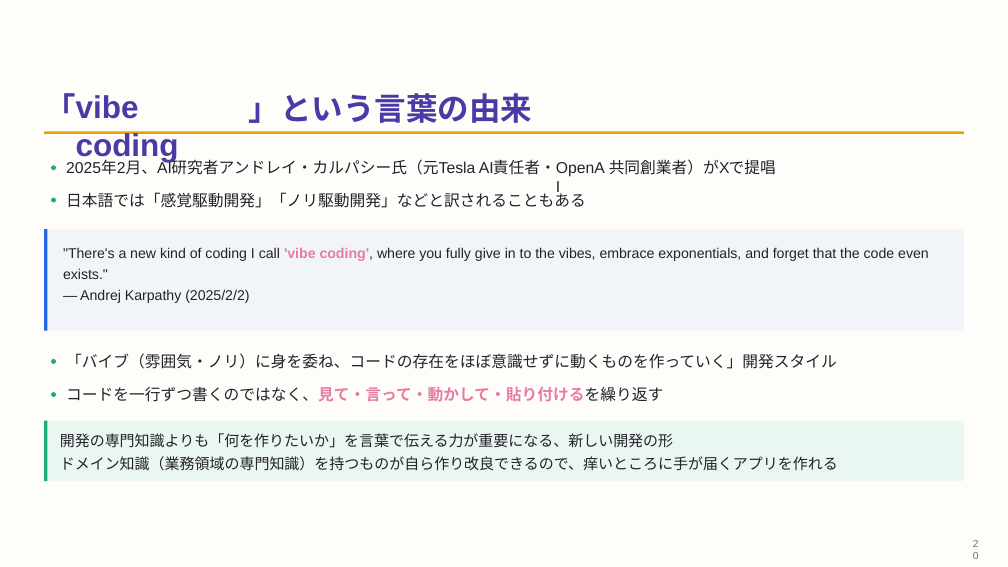
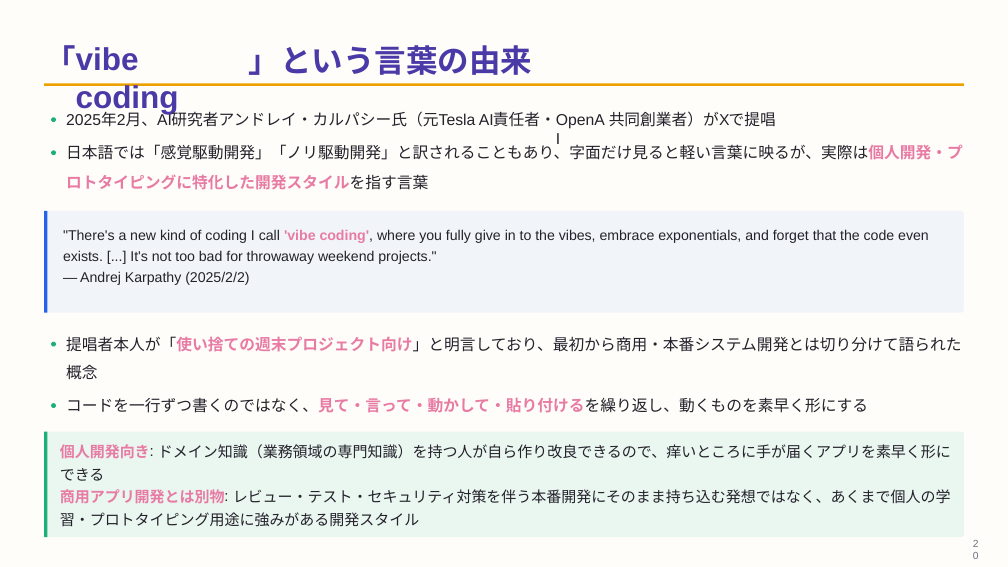
Before and after one commit to masauehr/marp_slides, a slide deck: slide 20 of slides/2026-09-18-vibe-coding.pptx. Drawn at 1008x567 pixels with LibreOffice and Linux fonts; fonts in the diff are those of the drawing. Boxes give left, top, right and bottom in pixels: in the first picture for what was removed or moved away, otherwise in the second. Text is boxed around its words. In the diff, an @@ line names an element or a change of style, - is before the commit and + after.

Commit message:
update: 「vibe codingとは」の説明を個人開発向けと明確化
「ノリ駆動開発」という訳語だけでは自虐的な印象になるため、
提唱者アンドレイ・カルパシー氏が原文で "not too bad for
throwaway weekend projects" と明言していた文脈を追加。
個人開発・プロトタイピング向きであり、商用アプリ開発とは
切り分けて語られた概念であることを明示した。

```diff
--- a/slides/2026-09-18-vibe-coding.pptx
+++ b/slides/2026-09-18-vibe-coding.pptx
@@ 7 texts, 1 freeform shape: place and size @@
-7 texts, 1 freeform shape at [44,95,964,175]
+7 texts, 1 freeform shape at [44,47,964,127]
@@ freeform shape: place and size @@
-freeform shape at [51,197,56,202]
+freeform shape at [51,117,56,122]
@@ 8 texts: place and size @@
-8 texts at [44,93,729,175]
+8 texts at [44,45,729,128]
@@ text at [66,143,963,160]: text changed @@
-⽇本語では「感覚駆動開発」「ノリ駆動開発」などと訳されることもある
+⽇本語では「感覚駆動開発」「ノリ駆動開発」と訳されることもあり、字⾯だけ⾒ると軽い⾔葉に映るが、実際は個⼈開発・プ
@@ freeform shape: place and size @@
-freeform shape at [51,166,56,170]
+freeform shape at [51,150,56,155]
@@ text added at [66,174,428,190], 15 pt, text #E87BA4, bold @@
+ロトタイピングに特化した開発スタイルを指す⾔葉
@@ 2 texts, 2 freeform shapes: place and size @@
-2 texts, 2 freeform shapes at [44,229,964,330]
+2 texts, 2 freeform shapes at [44,211,964,312]
@@ text removed at [63,268,108,279] @@
-exists."
@@ text added at [63,250,436,264], 13.5 pt, text #24222B @@
+exists. [...] It's not too bad for throwaway weekend projects."
@@ freeform shape: place and size @@
-freeform shape at [51,359,56,364]
+freeform shape at [51,342,56,346]
@@ text removed at [66,353,837,369] @@
-「バイブ（雰囲気・ノリ）に⾝を委ね、コードの存在をほぼ意識せずに動くものを作っていく」開発スタイル
@@ text added at [66,336,962,352], 15 pt, text #24222B @@
+提唱者本⼈が「使い捨ての週末プロジェクト向け」と明⾔しており、最初から商⽤・本番システム開発とは切り分けて語られた
@@ text added at [66,364,97,380], 15 pt, text #24222B @@
+概念
@@ freeform shape: place and size @@
-freeform shape at [51,392,56,397]
+freeform shape at [51,403,56,408]
@@ text at [66,397,868,413]: text changed @@
-コードを⼀⾏ずつ書くのではなく、⾒て・⾔って・動かして・貼り付けるを繰り返す
+コードを⼀⾏ずつ書くのではなく、⾒て・⾔って・動かして・貼り付けるを繰り返し、動くものを素早く形にする
@@ freeform shape: place and size @@
-freeform shape at [44,420,47,481]
+freeform shape at [44,432,47,538]
@@ freeform shape: place and size @@
-freeform shape at [45,420,964,481]
+freeform shape at [45,432,964,538]
@@ text removed at [60,433,673,448] @@
-開発の専⾨知識よりも「何を作りたいか」を⾔葉で伝える⼒が重要になる、新しい開発の形
@@ text added at [60,444,150,459], 14.3 pt, text #E87BA4, bold @@
+個⼈開発向き
@@ text added at [150,442,165,459], 14.3 pt, text #24222B @@
+:
@@ text at [158,444,951,459]: text changed @@
-ドメイン知識（業務領域の専⾨知識）を持つものが⾃ら作り改良できるので、痒いところに⼿が届くアプリを作れる
+ドメイン知識（業務領域の専⾨知識）を持つ⼈が⾃ら作り改良できるので、痒いところに⼿が届くアプリを素早く形に
@@ text added at [60,468,105,481], 14.3 pt, text #24222B @@
+できる
@@ text added at [60,489,225,504], 14.3 pt, text #E87BA4, bold @@
+商⽤アプリ開発とは別物
@@ text added at [225,487,240,504], 14.3 pt, text #24222B @@
+:
@@ text added at [233,489,951,504], 14.3 pt, text #24222B @@
+レビュー・テスト・セキュリティ対策を伴う本番開発にそのまま持ち込む発想ではなく、あくまで個⼈の学
@@ text added at [60,512,420,527], 14.3 pt, text #24222B @@
+習・プロトタイピング⽤途に強みがある開発スタイル
```
Also in this commit, not shown: 1 other slide changed, 2 other files.
